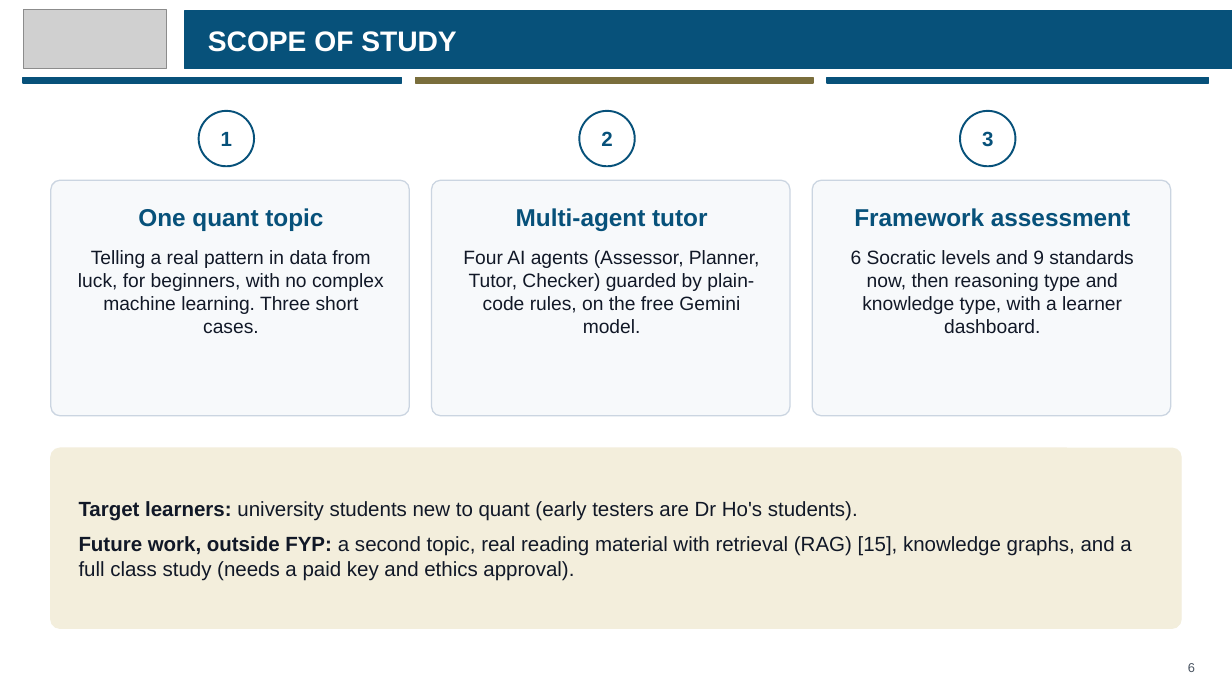
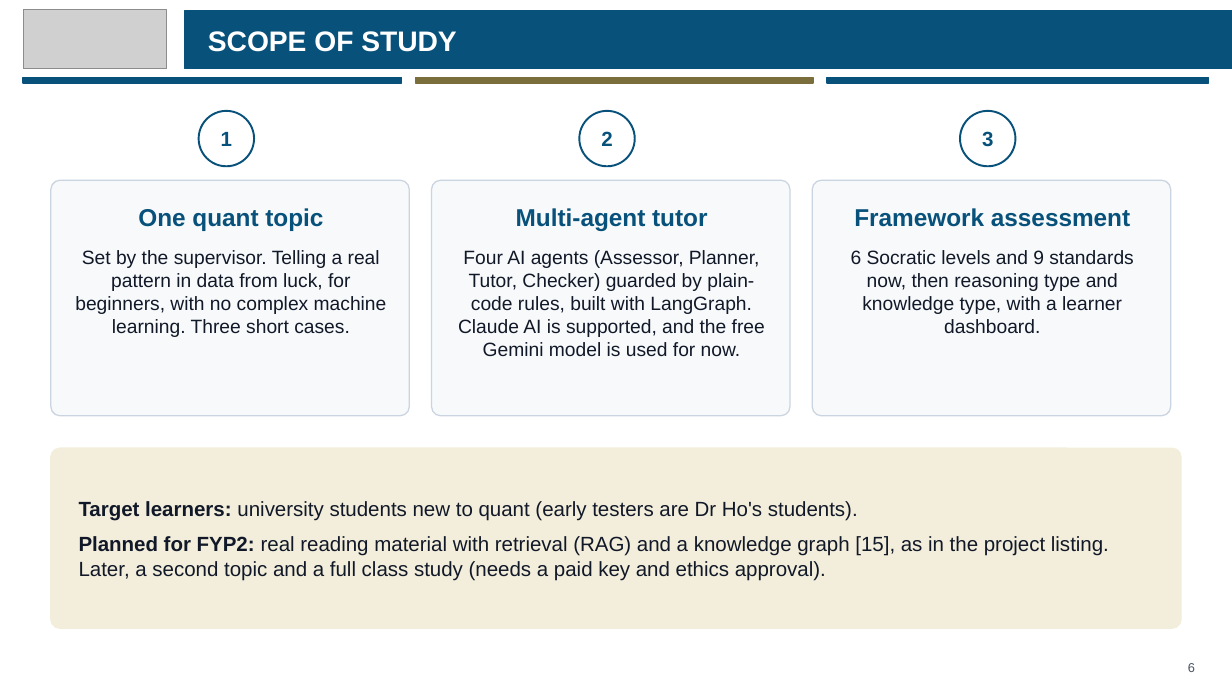
Before and after one commit to eusoffamir/Socratic-AI, a slide deck: slide 6 of docs/defence/Socratic AI Proposal Defence.pptx. Drawn at 1232x693 pixels with LibreOffice and Linux fonts; fonts in the diff are those of the drawing; grey boxes stand for pictures. Boxes give left, top, right and bottom in pixels: in the first picture for what was removed or moved away, otherwise in the second. Text is boxed around its words. In the diff, an @@ line names an element or a change of style, - is before the commit and + after.

```diff
--- a/docs/defence/Socratic AI Proposal Defence.pptx
+++ b/docs/defence/Socratic AI Proposal Defence.pptx
@@ text at <box>75,250,387,337</box>: text changed @@
-Telling a real pattern in data from luck, for beginners, with no complex machine learning. Three short cases.
+Set by the supervisor. Telling a real pattern in data from luck, for beginners, with no complex machine learning. Three short cases.
@@ text at <box>458,250,765,356</box>: text changed @@
-Four AI agents (Assessor, Planner, Tutor, Checker) guarded by plain-code rules, on the free Gemini model.
+Four AI agents (Assessor, Planner, Tutor, Checker) guarded by plain-code rules, built with LangGraph. Claude AI is supported, and the free Gemini model is used for now.
@@ text at <box>79,536,1109,581</box>: text changed @@
-Future work, outside FYP: a second topic, real reading material with retrieval (RAG) [15], knowledge graphs, and a full class study (needs a paid key and ethics approval).
+Planned for FYP2: real reading material with retrieval (RAG) and a knowledge graph [15], as in the project listing. Later, a second topic and a full class study (needs a paid key and ethics approval).
```
Also in this commit, not shown: 4 other slides changed, 8 other files.
